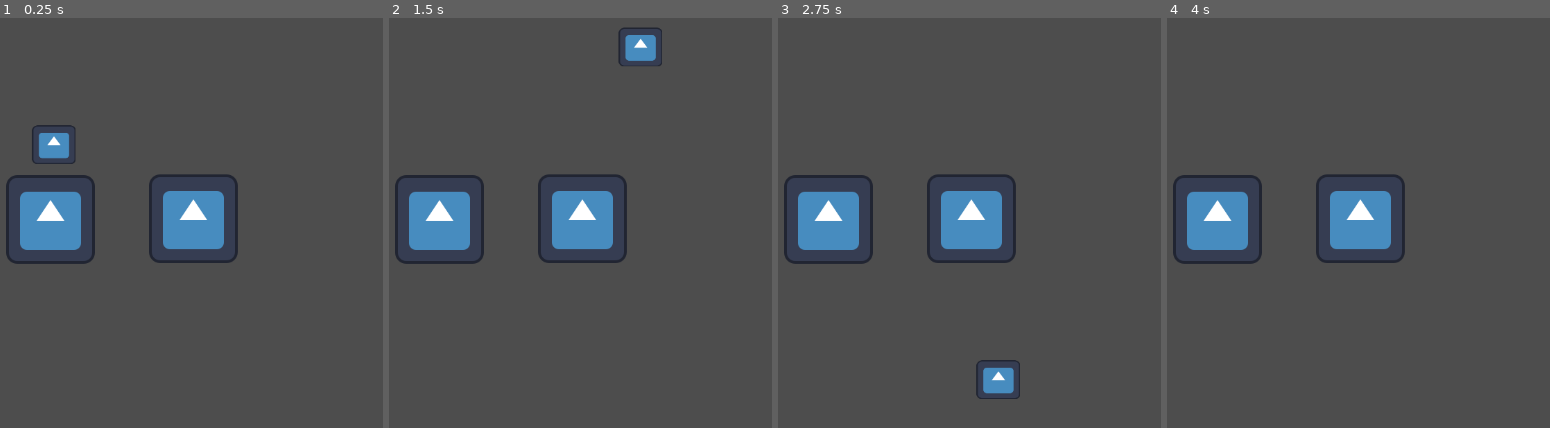
Above: before the commit, frames 1-4 (left to right).
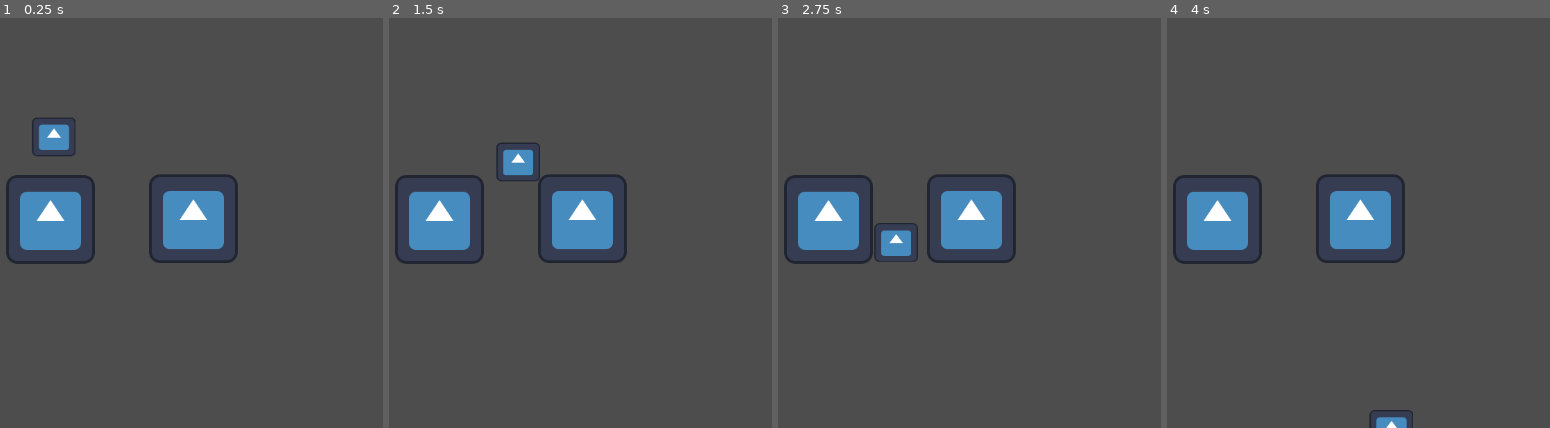
Above: after the commit, the same moments.

Repository: pR1smPrime/BikiniTop25
Game: Godot game, scene res://node_2d.tscn
The game is run twice, just before and just after one commit, with the same random seed, the same clock (stepped at 60 frames per second) and the same inputs. The engine's default icon, where the game draws it, is replaced by a stand-in: a white triangle on a blue panel in a dark square.
Inputs:
- Up to frame 1 (0.25 s): no input
- Up to frame 2 (1.5 s): tap Enter (ui_accept) at 0.5, 0.77 s; hold Right (ui_right) from 0.53 s (still down)
- Up to frame 3 (2.75 s): tap Enter (ui_accept) at 1.52 s; release Right (ui_right) at 2.03 s; hold Left (ui_left) from 2.03 s (still down)
- Up to frame 4 (4 s): release Left (ui_left) at 2.78 s; hold Right (ui_right) from 2.78 s (still down); tap Enter (ui_accept) at 3.02, 3.77 s

The runs differ from the first frame. In frame 1, 0.5% of the frame differs, in the area x 8-20%, y 24-36%; in frame 2, 1.3%; in frame 3, 1.4%, in the area x 25-64%, y 50-93%; in frame 4, 0.3%.

Commit message:
tweaking physics

Diff:
--- a/character_body_2d.gd
+++ b/character_body_2d.gd
@@ -1,14 +1,14 @@
 extends CharacterBody2D
 
 
-const SPEED = 300.0
-const JUMP_VELOCITY = -400.0
+const SPEED = 150.0
+const JUMP_VELOCITY = -100.0
 
 
 func _physics_process(delta: float) -> void:
 	# Add the gravity.
 	if not is_on_floor():
-		velocity += get_gravity() * delta * 0.5
+		velocity += get_gravity() * delta * 0.1
 
 	# Handle jump.
 	if Input.is_action_just_pressed("ui_accept") and is_on_floor():
